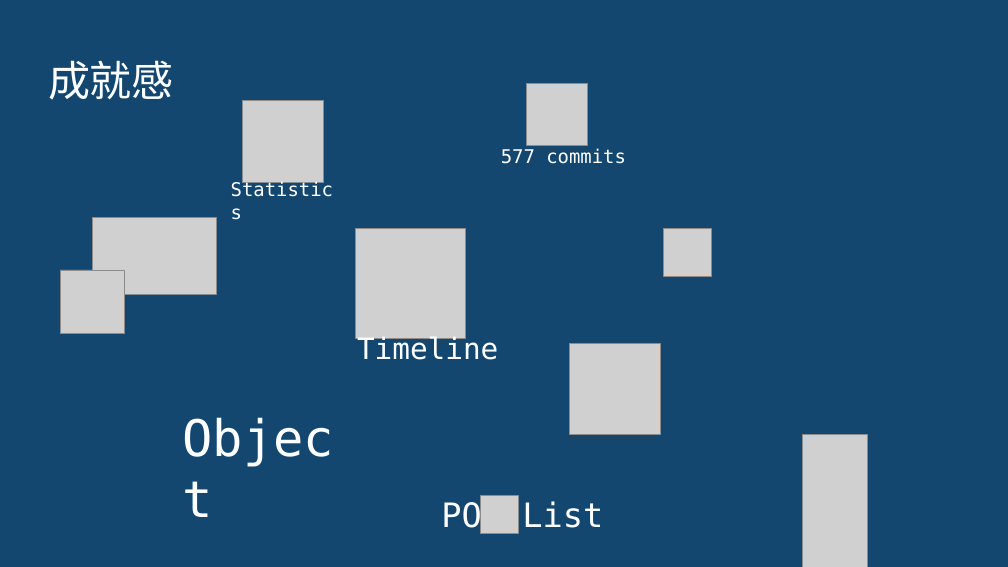
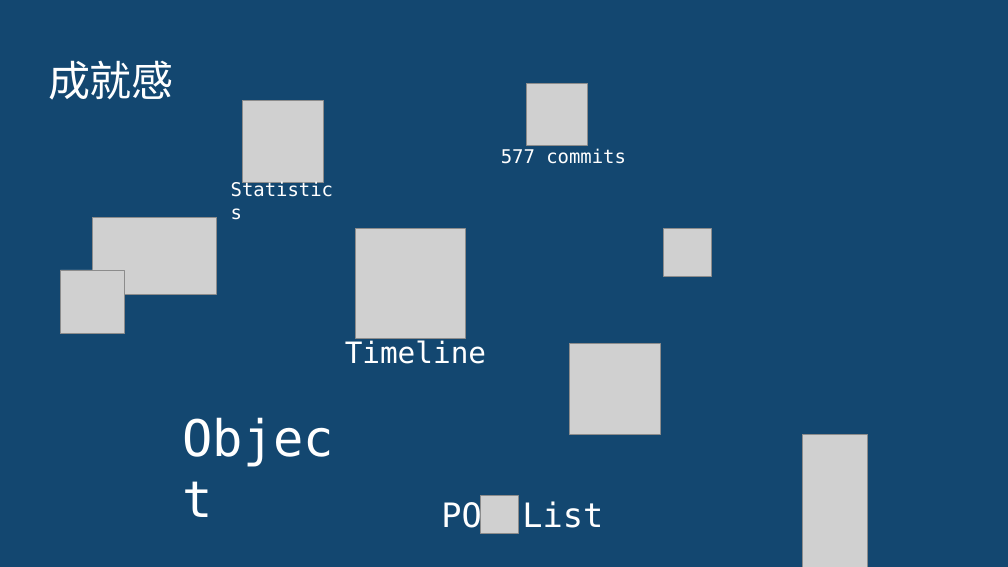
Before and after one commit to Leftovers4/BigHomework, a slide deck: slide 4 of 大作业展示.pptx. Drawn at 1008x567 pixels with LibreOffice and Linux fonts; fonts in the diff are those of the drawing; grey boxes stand for pictures; background and template pictures are left out. Boxes give left, top, right and bottom in pixels: in the first picture for what was removed or moved away, otherwise in the second. Text is boxed around its words. In the diff, an @@ line names an element or a change of style, - is before the commit and + after.

```diff
--- a/大作业展示.pptx
+++ b/大作业展示.pptx
@@ text "Timeline": place and size @@
-text "Timeline" at (357,336,498,360)
+text "Timeline" at (345,340,486,364)
```
Also in this commit, not shown: 1 other slide changed, 2 slides added.
